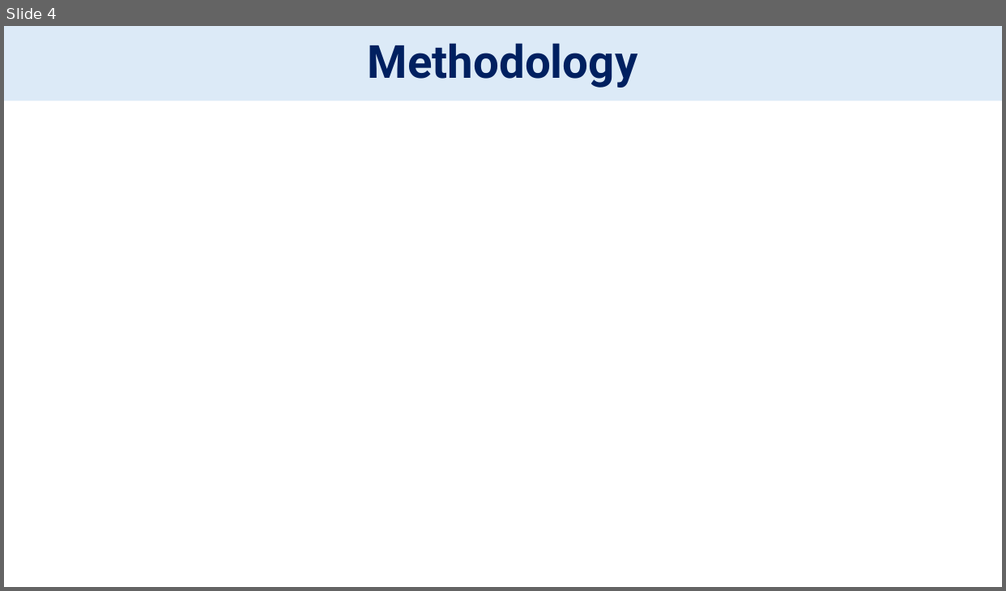
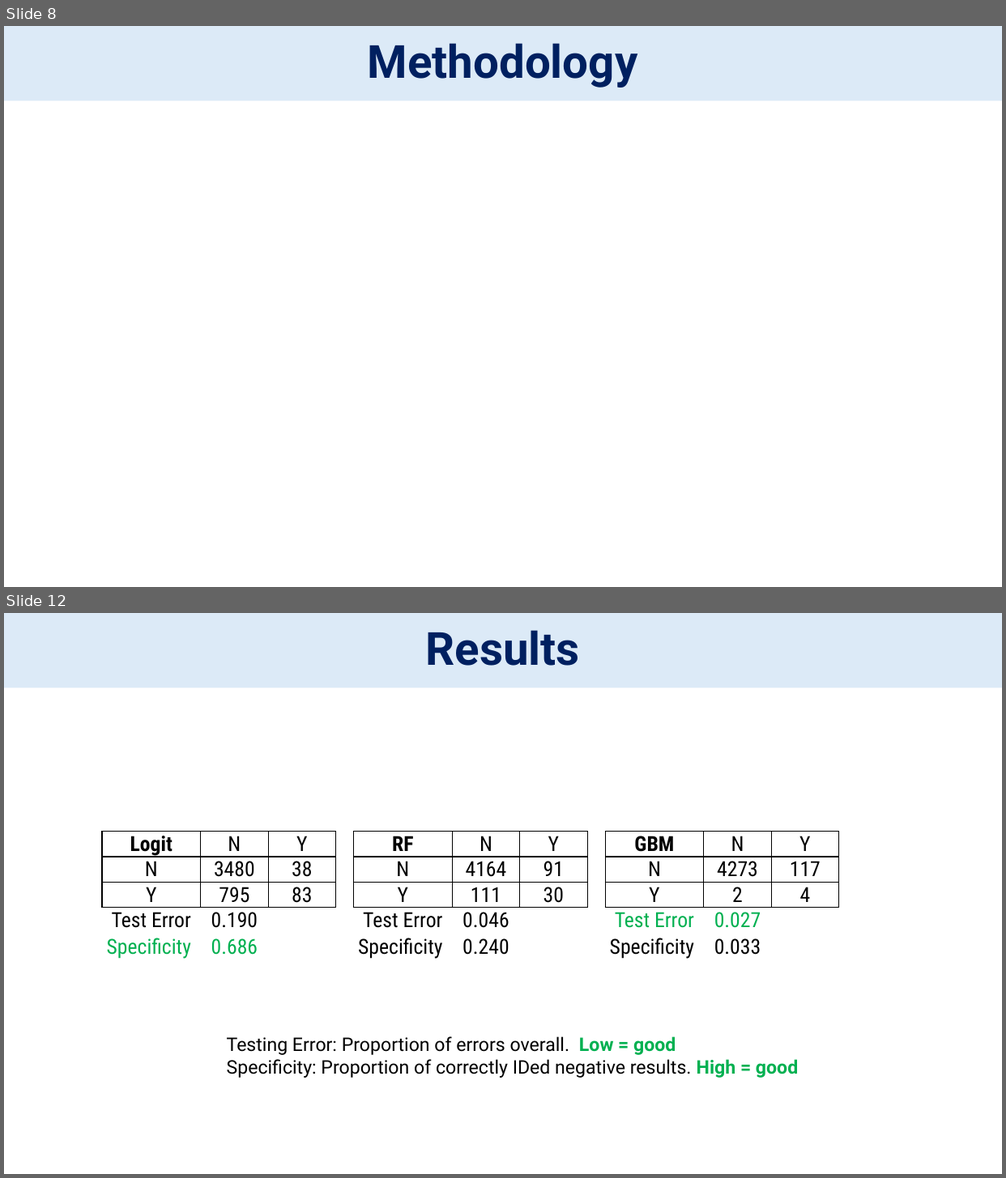
Before and after one commit to bofethe/signal-four, a slide deck: PredictiveCrashAnalysis.pptx. Shown one above the other, each under a label of ours: slide 4 before the commit, slides 8 and 12 after it; the slides between them are not shown. The pictures are 1006x591 and 1006x1178 pixels, drawn with LibreOffice and Linux fonts; fonts in the diff are those of the drawing; grey boxes stand for pictures. Boxes give left, top, right and bottom in pixels: in the first picture for what was removed or moved away, otherwise in the second. Text is boxed around its words. In the diff, an @@ line names an element or a change of style, - is before the commit and + after.

```diff
--- a/PredictiveCrashAnalysis.pptx
+++ b/PredictiveCrashAnalysis.pptx
@@ slide 12 added at (4,613,1002,1174), background #FFFFFF @@
@@ title added at (4,613,1002,688), fill #DCEAF7, 44 pt, text #002060, bold @@
+Results
@@ table added at (102,832,839,962), 5 rows, 11 columns @@
+Logit | N | Y |  | RF | N | Y |  | GBM | N | Y
+N | 3480 | 38 |  | N | 4164 | 91 |  | N | 4273 | 117
+Y | 795 | 83 |  | Y | 111 | 30 |  | Y | 2 | 4
+Test Error | 0.190 |  |  | Test Error | 0.046 |  |  | Test Error | 0.027 | 
+Specificity | 0.686 |  |  | Specificity | 0.240 |  |  | Specificity | 0.033 | 
@@ text added at (227,1037,798,1078), 18 pt, text #000000 @@
+Testing Error: Proportion of errors overall. Low = good
+Specificity: Proportion of correctly IDed negative results. High = good
@@ what was slide 4 is now slide 8 @@
```
Also in this commit, not shown: 7 slides changed, 2 other slides added, 1 slide removed, 3 other files.
